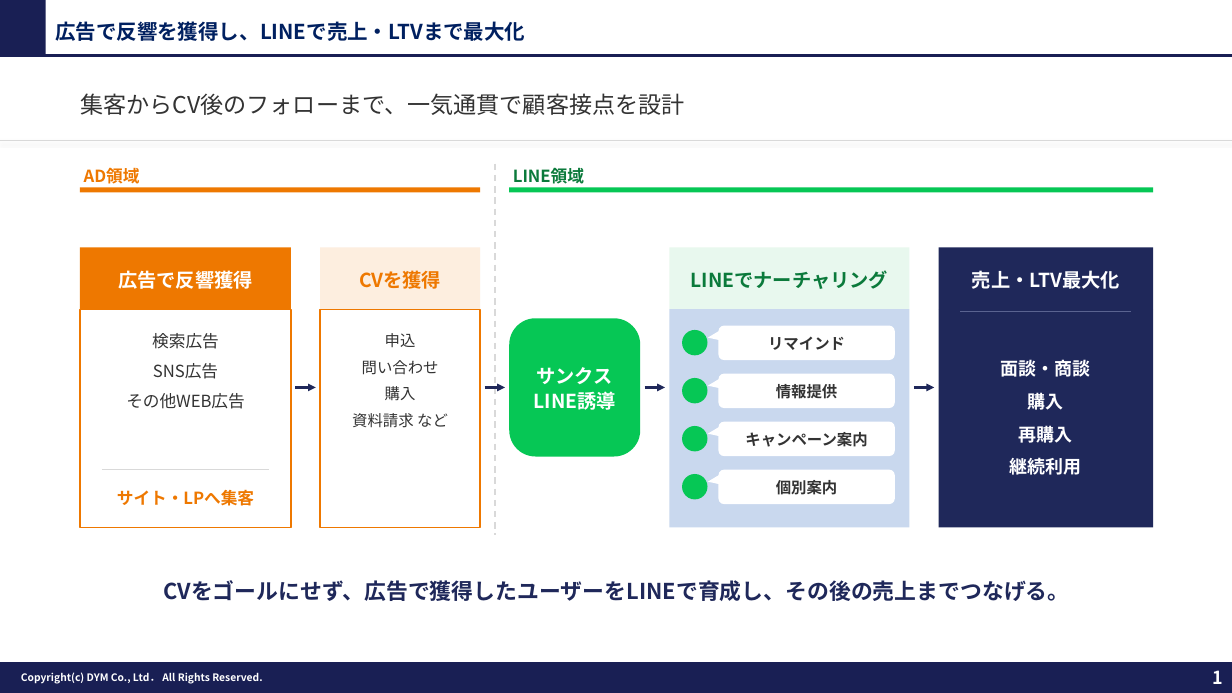
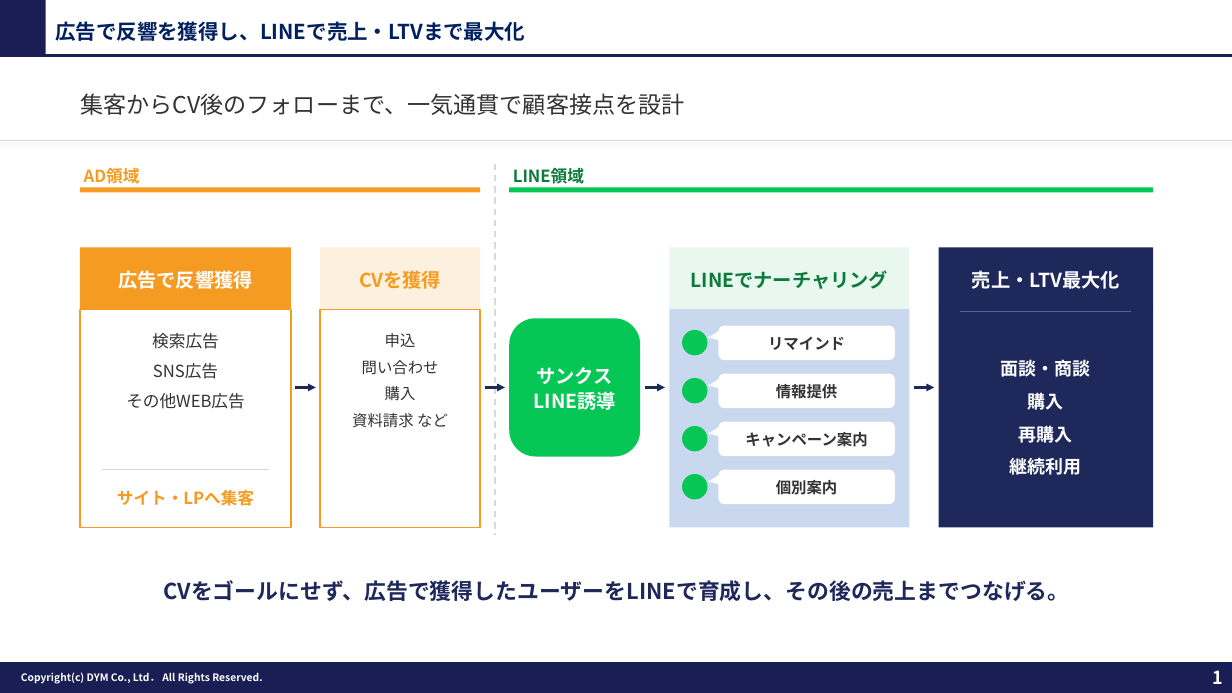
Before and after one commit to tonomura-r-dev/folder, a slide deck: slide 1 of 20261006_サンクスLINE誘導のご提案_業界別ver1.2.pptx. Drawn at 1232x693 pixels with LibreOffice and Linux fonts; fonts in the diff are those of the drawing; background and template pictures are left out. Boxes give left, top, right and bottom in pixels: in the first picture for what was removed or moved away, otherwise in the second. Text is boxed around its words. In the diff, an @@ line names an element or a change of style, - is before the commit and + after.

```diff
--- a/20261006_サンクスLINE誘導のご提案_業界別ver1.2.pptx
+++ b/20261006_サンクスLINE誘導のご提案_業界別ver1.2.pptx
@@ text "AD領域" at box(84, 167, 140, 184): text colour #EE7800 to #F59B21 @@
@@ rectangle at box(80, 188, 481, 193): fill #EE7800 to #F59B21 @@
@@ rectangle "広告で反響獲得" at box(80, 248, 291, 310): fill #EE7800 to #F59B21 @@
@@ rectangle "CVを獲得" at box(320, 248, 480, 310): text colour #EE7800 to #F59B21; fill #FDEEDF to #FEF0DE @@
@@ rectangle at box(80, 310, 291, 528): outline #EE7800 1 pt to #F59B21 1 pt @@
@@ rectangle at box(320, 310, 480, 528): outline #EE7800 1 pt to #F59B21 1 pt @@
@@ text "サイト・LPへ集客" at box(117, 489, 254, 506): text colour #EE7800 to #F59B21 @@
```
Also in this commit, not shown: 3 other slides changed, 4 other files.
